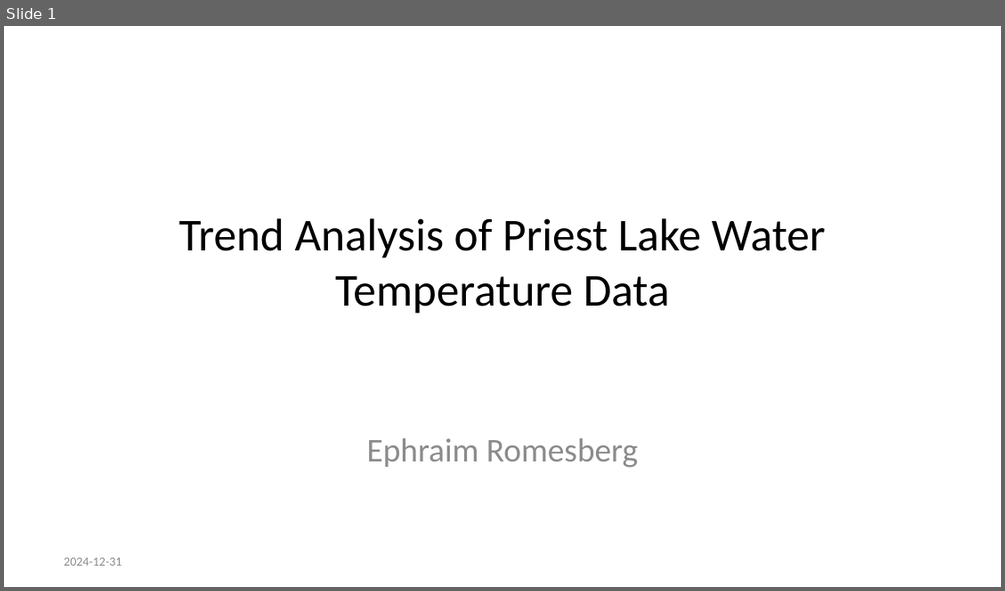
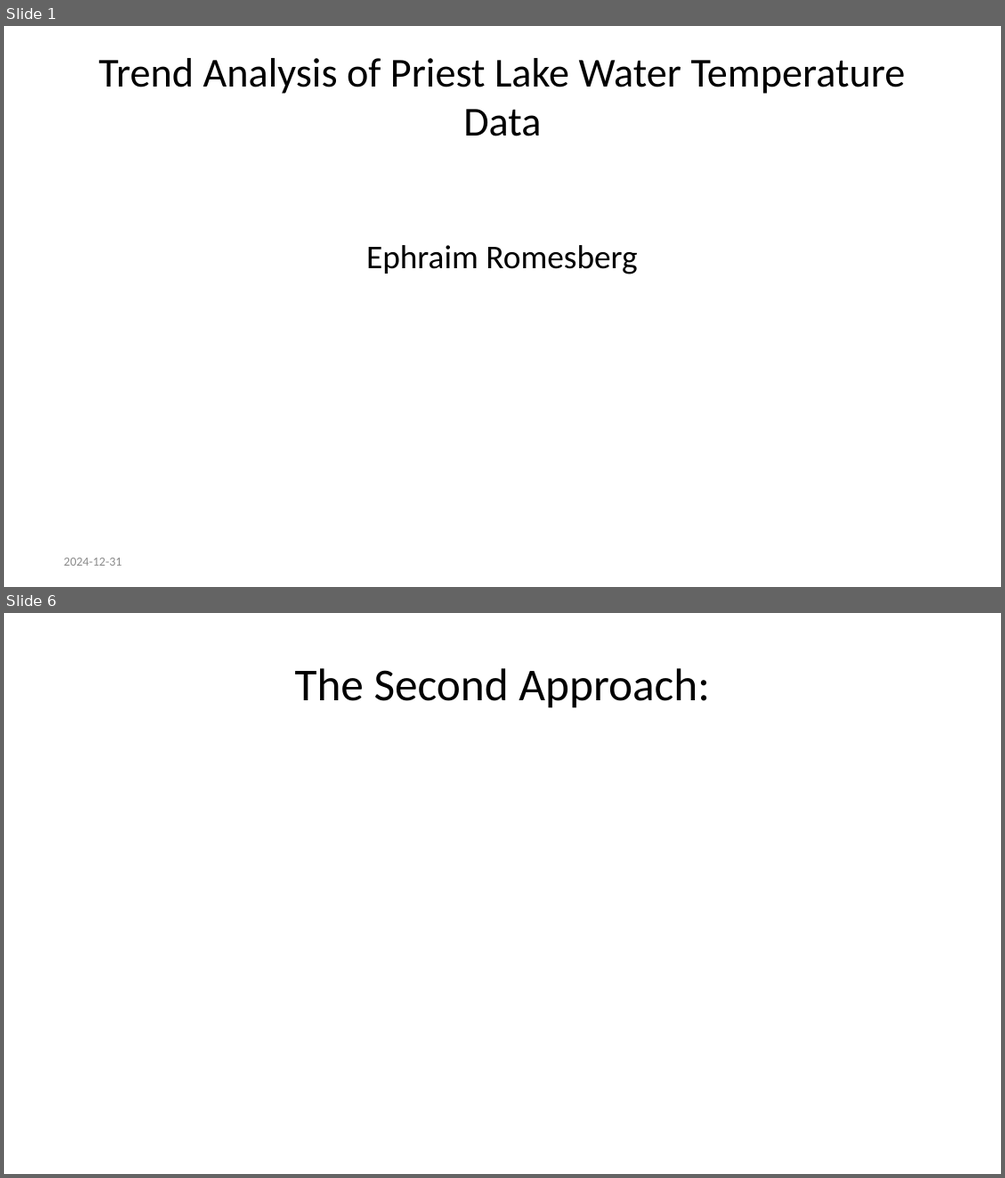
Before and after one commit to Ephraim96/SCA-Trend-Analysis, a slide deck: Trend-Analysis-of-Priest-Lake-Water-Temperature-Data.pptx. Shown one above the other, each under a label of ours: slide 1 before the commit, slides 1 and 6 after it; the slides between them are not shown. The pictures are 1005x591 and 1005x1178 pixels, drawn with LibreOffice and Linux fonts; fonts in the diff are those of the drawing; grey boxes stand for pictures; background and template pictures are left out. Boxes give left, top, right and bottom in pixels: in the first picture for what was removed or moved away, otherwise in the second. Text is boxed around its words. In the diff, an @@ line names an element or a change of style, - is before the commit and + after.

```diff
--- a/Trend-Analysis-of-Priest-Lake-Water-Temperature-Data.pptx
+++ b/Trend-Analysis-of-Priest-Lake-Water-Temperature-Data.pptx
@@ slide 6 added at box(4, 613, 1001, 1174), background #FFFFFF @@
@@ title added at box(295, 668, 710, 708), 33 pt, text #000000 @@
+The Second Approach:
@@ slide 1 changed as well @@
@@ title "Trend Analysis of Priest Lake ...": place and size @@
-title "Trend Analysis of Priest Lake ..." at box(179, 218, 825, 313)
+title "Trend Analysis of Priest Lake ..." at box(98, 58, 906, 136)
@@ title "Trend Analysis of Priest Lake ..." at box(98, 58, 906, 136): size 33 to 29.7 pt @@
@@ text "Ephraim Romesberg": place and size @@
-text "Ephraim Romesberg" at box(367, 438, 638, 467)
+text "Ephraim Romesberg" at box(366, 245, 637, 274)
@@ text "Ephraim Romesberg" at box(366, 245, 637, 274): text colour #8C8C8C to #000000 @@
```
Also in this commit, not shown: 18 other slides added, 4 slides removed, 5 other files.
